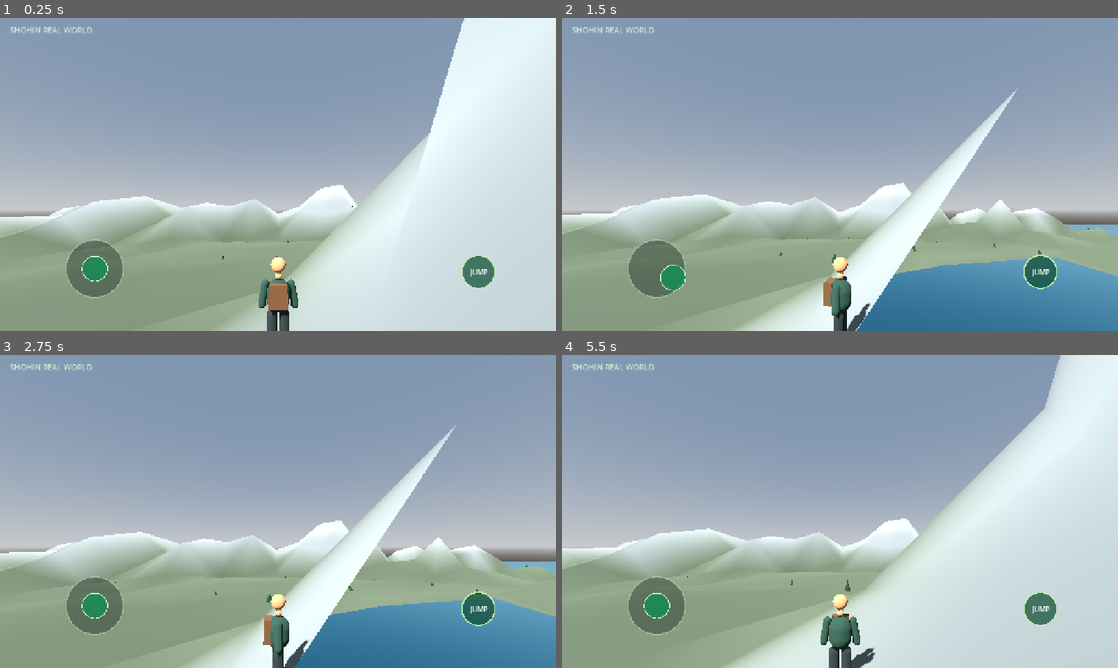
Above: before the commit, frames 1-4 (two rows, left to right).
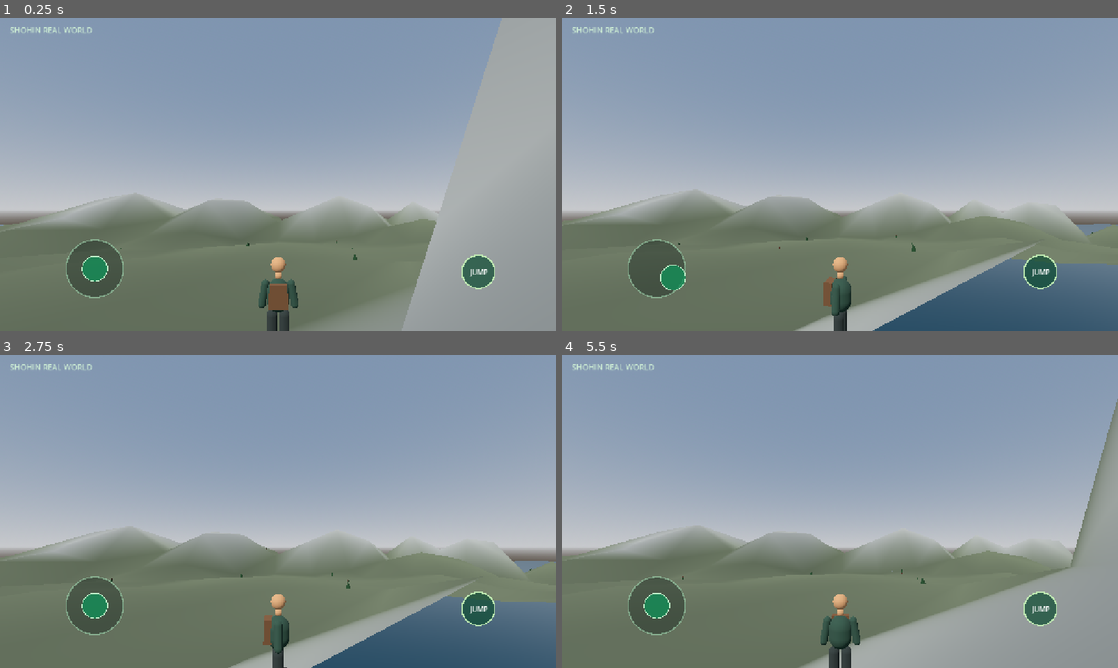
Above: after the commit, the same moments.

Repository: shohintajikistan/SHOHIN-REAL-WORLD
Game: Godot game, scene res://scenes/main.tscn
Same seed, same stepped clock (60 frames per second), same inputs: the game is played once before the commit and once after it.
Inputs (mouse positions are in pixels of both pictures, inside the frame that each line leads up to):
- Up to frame 1 (0.25 s): no input
- Up to frame 2 (1.5 s): move the mouse to (962, 158) at 0.52 s; hold D 0.53-1.25 s; hold Shift 0.53-1.25 s; click (962, 158) at 0.67 s; tap Space at 0.77 s; drag from (728, 190) to (812, 237) at 1.27 s
- Up to frame 3 (2.75 s): move the mouse to (333, 442) at 2.02 s; hold D from 2.03 s (still down); hold Shift from 2.03 s (still down)
- Up to frame 4 (5.5 s): release D at 2.75 s; release Shift at 2.75 s; drag from (812, 574) to (673, 464) at 2.77 s; move the mouse to (1006, 558) at 3.52 s; hold A 3.53-4.25 s; hold Shift 3.53-4.25 s; tap Space at 3.77 s; drag from (673, 464) to (756, 433) at 4.27 s; move the mouse to (867, 511) at 5.02 s; hold S from 5.03 s (still down); hold Shift from 5.03 s (still down); click (867, 511) at 5.17 s

The runs differ from the first frame. In frame 1, 53% of the frame differs, in the area x 0-100%, y 0-100%; in frame 2, 40%; in frame 3, 40%; in frame 4, 53%.

Commit message:
Stage mobile island generation and add gatherable resources

Diff:
--- a/godot/scripts/island_world.gd
+++ b/godot/scripts/island_world.gd
@@ -1,21 +1,24 @@
 extends Node3D
 
-# SHOHIN REAL WORLD — first Godot 4 island foundation.
-# Island dimensions: 4,000 x 4,000 metres.
+# SHOHIN REAL WORLD — staged island generation for mobile devices.
 const ISLAND_SIZE := 4000.0
-const GRID := 64
+const GRID := 48
 const WATER_LEVEL := -7.0
 
 var terrain_noise := FastNoiseLite.new()
+var rng := RandomNumberGenerator.new()
 
 func _ready() -> void:
 	_build_environment()
 	_build_ocean()
+	await get_tree().process_frame
 	_build_island()
+	await get_tree().process_frame
 	_build_forests()
+	await get_tree().process_frame
 	_build_resource_props()
 	_spawn_player()
-	print("SHOHIN REAL WORLD: playable island loaded.")
+	print("SHOHIN REAL WORLD: island ready.")
 
 func _build_environment() -> void:
 	var world := WorldEnvironment.new()
@@ -25,15 +28,14 @@
 	environment.sky.sky_material = ProceduralSkyMaterial.new()
 	environment.ambient_light_source = Environment.AMBIENT_SOURCE_COLOR
 	environment.ambient_light_color = Color(0.58, 0.66, 0.72)
-	environment.ambient_light_energy = 0.65
+	environment.ambient_light_energy = 0.72
 	environment.tonemap_mode = Environment.TONE_MAPPER_FILMIC
 	world.environment = environment
 	add_child(world)
-
 	var sun := DirectionalLight3D.new()
 	sun.rotation_degrees = Vector3(-48.0, -32.0, 0.0)
-	sun.light_energy = 1.4
-	sun.shadow_enabled = true
+	sun.light_energy = 1.15
+	sun.shadow_enabled = false
 	add_child(sun)
 
 func _build_ocean() -> void:
@@ -44,9 +46,8 @@
 	ocean.position.y = WATER_LEVEL
 	var water := StandardMaterial3D.new()
 	water.albedo_color = Color(0.025, 0.19, 0.25)
-	water.metallic = 0.22
-	water.roughness = 0.24
-	water.transparency = BaseMaterial3D.TRANSPARENCY_DISABLED
+	water.metallic = 0.18
+	water.roughness = 0.28
 	ocean.material_override = water
 	add_child(ocean)
 
@@ -84,12 +85,12 @@
 	ground.roughness = 1.0
 	terrain.material_override = ground
 	add_child(terrain)
-	var ground_body := StaticBody3D.new()
-	ground_body.name = "IslandCollision"
-	var ground_collision := CollisionShape3D.new()
-	ground_collision.shape = terrain.mesh.create_trimesh_shape()
-	ground_body.add_child(ground_collision)
-	add_child(ground_body)
+	var body := StaticBody3D.new()
+	body.name = "IslandCollision"
+	var collision := CollisionShape3D.new()
+	collision.shape = terrain.mesh.create_trimesh_shape()
+	body.add_child(collision)
+	add_child(body)
 
 func _add_terrain_triangle(st: SurfaceTool, a: Vector3, b: Vector3, c: Vector3) -> void:
 	for point in [a, b, c]:
@@ -113,20 +114,18 @@
 	var pines := MultiMesh.new()
 	pines.transform_format = MultiMesh.TRANSFORM_3D
 	pines.mesh = pine_mesh
-	pines.instance_count = 520
+	pines.instance_count = 320
 	var tropics := MultiMesh.new()
 	tropics.transform_format = MultiMesh.TRANSFORM_3D
 	tropics.mesh = tropical_mesh
-	tropics.instance_count = 220
+	tropics.instance_count = 140
 	var pine_i := 0
 	var tropic_i := 0
-	var rng := RandomNumberGenerator.new()
 	rng.seed = 480021
-	for i in range(1100):
+	for i in range(700):
 		var x := rng.randf_range(-1850.0, 1850.0)
 		var z := rng.randf_range(-1850.0, 1850.0)
-		var radius := Vector2(x, z).length()
-		if radius > 1850.0:
+		if Vector2(x, z).length() > 1850.0:
 			continue
 		var y := _height_at(x, z)
 		if y < WATER_LEVEL + 10.0 or y > 280.0:
@@ -146,13 +145,11 @@
 	var pine_node := MultiMeshInstance3D.new()
 	pine_node.multimesh = pines
 	add_child(pine_node)
-	var tropic_node := MultiMeshInstance3D.new()
-	tropic_node.multimesh = tropics
-	add_child(tropic_node)
+	var tropical_node := MultiMeshInstance3D.new()
+	tropical_node.multimesh = tropics
+	add_child(tropical_node)
 
 func _make_tree_mesh(tropical: bool) -> ArrayMesh:
-	var st := SurfaceTool.new()
-	st.begin(Mesh.PRIMITIVE_TRIANGLES)
 	var trunk := CylinderMesh.new()
 	trunk.top_radius = 0.16 if tropical else 0.12
 	trunk.bottom_radius = 0.24 if tropical else 0.19
@@ -188,51 +185,59 @@
 	material.roughness = 1.0
 	return material
 
+func _make_gatherable(name_text: String, resource: String, amount: int, mesh: Mesh, pos: Vector3, color: Color) -> void:
+	var item := StaticBody3D.new()
+	item.name = name_text
+	item.add_to_group("gatherable")
+	item.set_meta("resource_type", resource)
+	item.set_meta("amount", amount)
+	item.position = pos
+	var visual := MeshInstance3D.new()
+	visual.mesh = mesh
+	var material := StandardMaterial3D.new()
+	material.albedo_color = color
+	material.roughness = 1.0
+	visual.material_override = material
+	item.add_child(visual)
+	var shape := CollisionShape3D.new()
+	if mesh is SphereMesh:
+		var sphere := SphereShape3D.new()
+		sphere.radius = 1.2
+		shape.shape = sphere
+	else:
+		var capsule := CapsuleShape3D.new()
+		capsule.radius = 0.45
+		capsule.height = 3.0
+		shape.shape = capsule
+	item.add_child(shape)
+	add_child(item)
 
 func _build_resource_props() -> void:
-	var rng := RandomNumberGenerator.new()
 	rng.seed = 20261119
-	for i in range(20):
-		var x := rng.randf_range(-900.0, 900.0)
-		var z := rng.randf_range(-900.0, 900.0)
+	for i in range(28):
+		var x := rng.randf_range(-950.0, 950.0)
+		var z := rng.randf_range(-950.0, 950.0)
 		var y := _height_at(x, z)
 		if y < WATER_LEVEL + 12.0:
 			continue
-		var rock := MeshInstance3D.new()
-		var rock_mesh := SphereMesh.new()
-		rock_mesh.radius = rng.randf_range(0.7, 1.8)
-		rock_mesh.height = rock_mesh.radius * 1.25
-		rock.mesh = rock_mesh
-		rock.position = Vector3(x, y + rock_mesh.radius * 0.35, z)
-		rock.scale = Vector3(rng.randf_range(0.8, 1.4), rng.randf_range(0.55, 1.0), rng.randf_range(0.8, 1.3))
-		var stone := StandardMaterial3D.new()
-		stone.albedo_color = Color(0.28, 0.31, 0.29)
-		stone.roughness = 1.0
-		rock.material_override = stone
-		add_child(rock)
-	for i in range(10):
+		var rock := SphereMesh.new()
+		rock.radius = rng.randf_range(0.7, 1.35)
+		rock.height = rock.radius * 1.25
+		_make_gatherable("Stone deposit", "stone", 2, rock, Vector3(x, y + 0.4, z), Color(0.28, 0.31, 0.29))
+	for i in range(18):
 		var x := rng.randf_range(-1000.0, 1000.0)
 		var z := rng.randf_range(-1000.0, 1000.0)
 		var y := _height_at(x, z)
 		if y < WATER_LEVEL + 12.0:
 			continue
-		var log := MeshInstance3D.new()
 		var log_mesh := CylinderMesh.new()
-		log_mesh.top_radius = 0.18
-		log_mesh.bottom_radius = 0.22
+		log_mesh.top_radius = 0.2
+		log_mesh.bottom_radius = 0.24
 		log_mesh.height = rng.randf_range(2.5, 4.5)
-		log.mesh = log_mesh
-		log.position = Vector3(x, y + 0.25, z)
-		log.rotation.z = PI * 0.5
-		var wood := StandardMaterial3D.new()
-		wood.albedo_color = Color(0.27, 0.16, 0.085)
-		wood.roughness = 1.0
-		log.material_override = wood
-		add_child(log)
+		_make_gatherable("Driftwood", "wood", 3, log_mesh, Vector3(x, y + 0.3, z), Color(0.27, 0.16, 0.085))
 
 func _spawn_player() -> void:
-	var player_script = load("res://scripts/player_controller.gd")
 	var player := CharacterBody3D.new()
-	player.set_script(player_script)
-	player.position = Vector3(0.0, _height_at(0.0, 0.0) + 2.0, 0.0)
+	player.set_script(load("res://scripts/player_controller.gd"))
+	player.position = Vector3(0.0, _height_at(0.0, 0.0) + 3.0, 0.0)
 	add_child(player)
